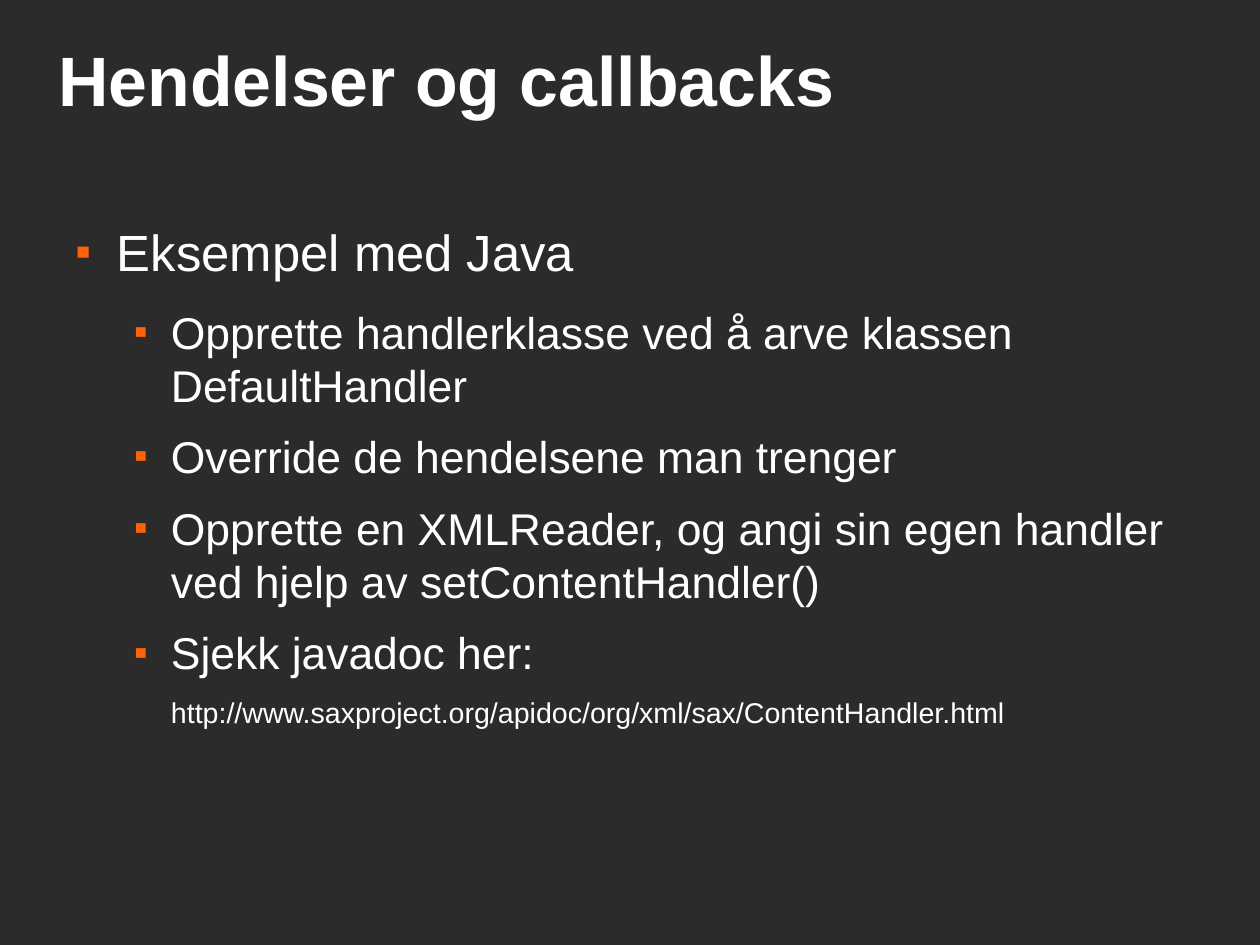
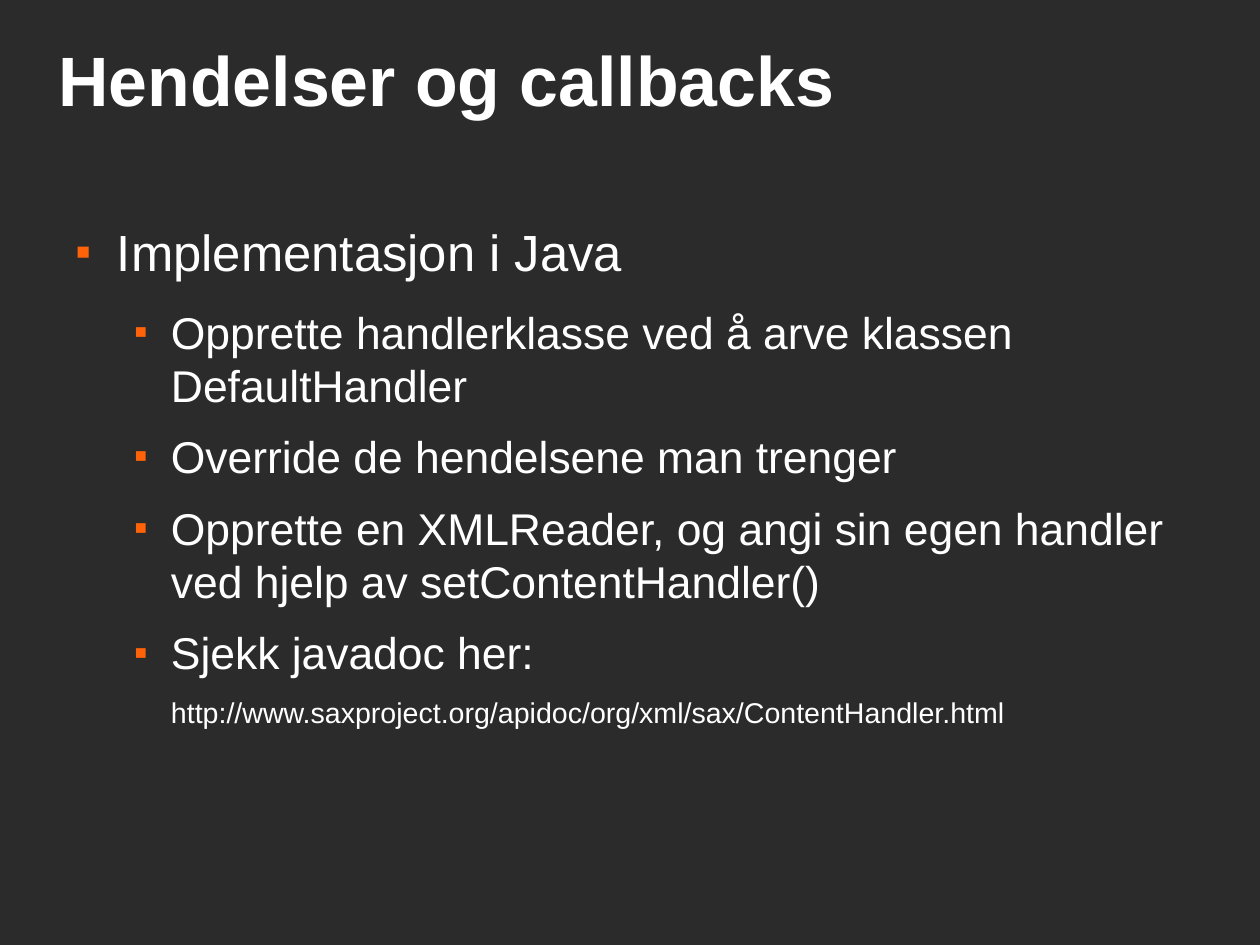
Before and after one commit to andrerav/xqft-parser, a slide deck: slide 9 of doc/sax.odp. Drawn at 1260x945 pixels with LibreOffice and Linux fonts; fonts in the diff are those of the drawing; background and template pictures are left out; a plain dark background stands for a picture behind light text. Boxes give left, top, right and bottom in pixels: in the first picture for what was removed or moved away, otherwise in the second. Text is boxed around its words. In the diff, an @@ line names an element or a change of style, - is before the commit and + after.

```diff
--- a/doc/sax.odp
+++ b/doc/sax.odp
@@ text at <box>117,234,622,282</box>: text changed @@
-■ Eksempel med Java
+■ Implementasjon i Java
```
Also in this commit, not shown: 6 other slides changed.
